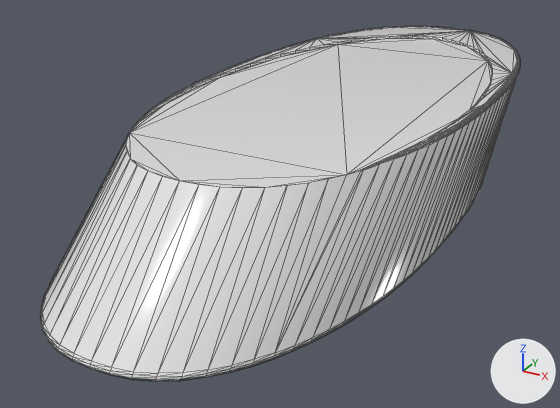
A saved change to the glTF model public/rebuilt/simready-food_prepared_baguette_e01.glb.
The view is the same before and after, from a camera (50 mm lens) standing at (0.0666, -0.145, 0.0648) and looking at (-0.0074, -0.0105, -0.0024). Lighting does not change. The marker at lower right points along +X, +Y and +Z. The older version comes first. Mesh edges are drawn as thin lines. Where no turn or scale is listed for an object, it has been applied to the vertices. Vertices at exactly the same position are counted once.

In view in the first picture: 'body'.
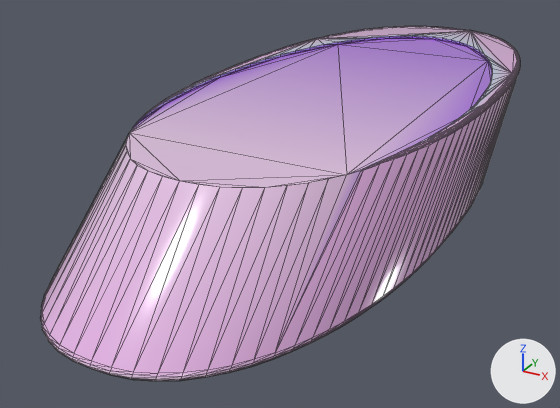
The newer file is also turned or shifted as a whole; pictures and numbers use the older file's frame.

Edits to the bpy script that builds the scene:
```text
Change mat_ceramic__e6e6e6:
    where n0 = _N.new('ShaderNodeBsdfPrincipled'); n0.name = 'Principled BSDF'
    remove n0.inputs[0].default_value = (0.791, 0.791, 0.791, 1.0)  # 'Base Color', white #e6e6e6
    add n2 = _N.new('ShaderNodeMix'); n2.name = 'Mix'
    add n2.data_type = 'RGBA'
    add n2.blend_type = 'MULTIPLY'
    add n2.inputs[0].default_value = 1.0  # 'Factor'
    add n2.inputs[7].default_value = (0.791, 0.791, 0.791, 1.0)  # 'B', white #e6e6e6
    add n3 = _N.new('ShaderNodeVertexColor'); n3.name = 'Color Attribute'
    add _L.new(n2.outputs[2], n0.inputs[0])  # 'Result' to 'Base Color'
    add _L.new(n3.outputs[0], n2.inputs[6])  # 'Color' to 'A'
Change me_body:
    where me_body.from_pydata(...)  # 1334 vertices, 2664 faces; spans x -0.031..0.031, y -0.079..0.079, z -0.01..0.01
    used by ob_body; location = (0.0, 0.0, 0.0105)
    me_body part 1: vertex colours changed
```

Changed parts and their boxes (x1, y1, x2, y2) in the pictures (560 x 408 px):
'body', recoloured: (41, 26, 520, 381) in both
